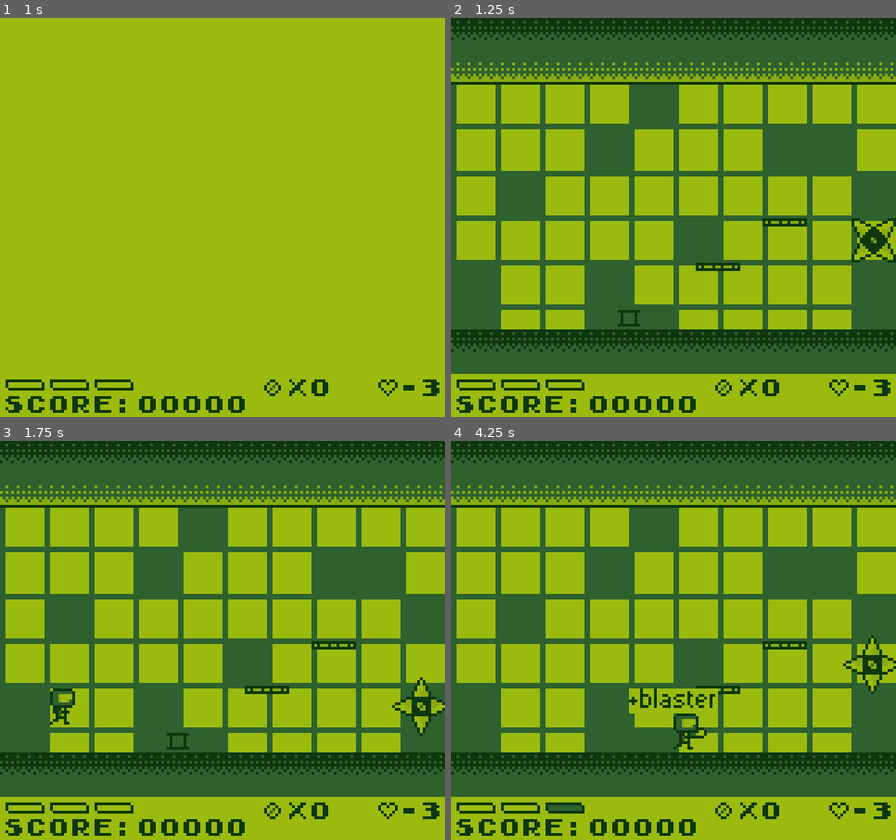
Above: before the commit, frames 1-4 (two rows, left to right).
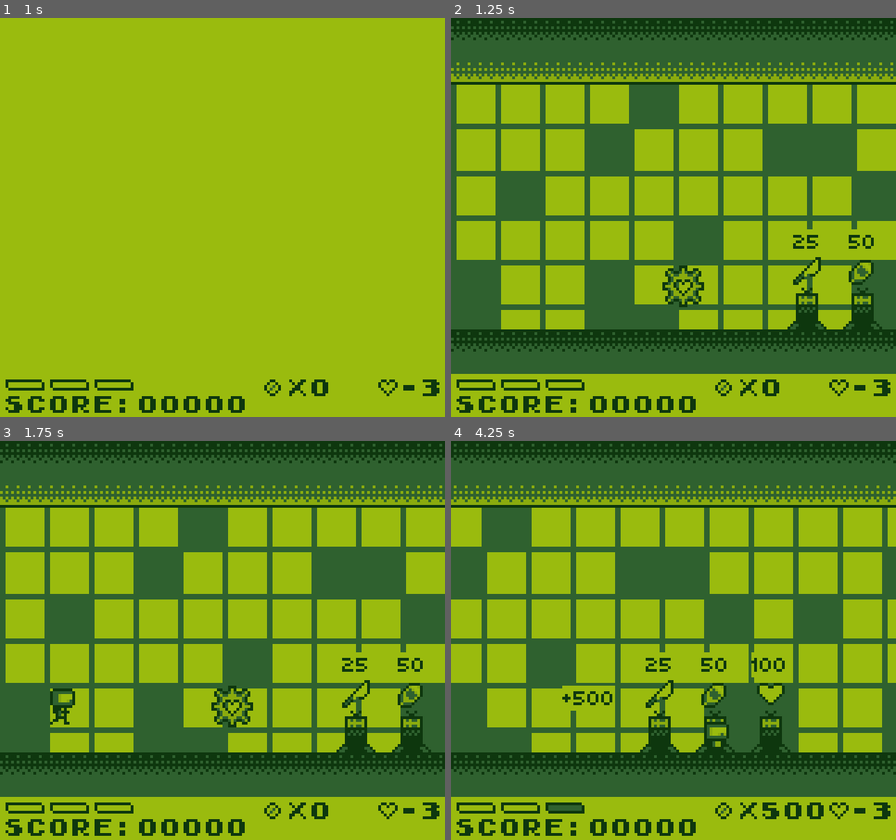
Above: after the commit, the same moments.

Repository: AlanRostem/TurboTrooper
Game: Godot game, scene res://scenes/main/Main.tscn
Two runs of this game, one before a commit and one after it. Both use one fixed random seed, a clock stepped at 60 frames per second and the inputs below. Sound files missing from this copy of the repository are replaced by a short silence.
Inputs:
- Up to frame 1 (1 s): tap Enter (pause) at 0.5 s; hold D (move_right) from 0.53 s (still down); tap S (aim_down) at 0.6 s; tap Space (jump) at 0.77 s
- Up to frame 2 (1.25 s): keep holding D (move_right)
- Up to frame 3 (1.75 s): keep holding D (move_right); tap W (aim_up) at 1.35 s; tap Space (jump) at 1.52 s
- Up to frame 4 (4.25 s): release D (move_right) at 2.03 s; hold A (move_left) 2.03-2.78 s; tap K (fire) at 2.1 s; hold D (move_right) from 2.78 s (still down); tap E (select) at 2.85 s; tap Space (jump) at 3.02, 3.77 s; tap S (aim_down) at 3.6 s

Frame 1 is identical in both runs. In frame 2, 2.8% of the frame differs, in the area x 37-100%, y 50-79%; in frame 3, 2.8%; in frame 4, 35%, in the area x 0-100%, y 0-95%.

Commit message:
explosive barrel added!

Diff:
--- a/project/project.godot
+++ b/project/project.godot
@@ -29,6 +29,11 @@
 "language": "GDScript",
 "path": "res://scenes/game/world/entity/components/hit_box/HitBox.gd"
 }, {
+"base": "Area2D",
+"class": "LaunchPad",
+"language": "GDScript",
+"path": "res://scenes/game/world/environment/LaunchPad.gd"
+}, {
 "base": "KinematicBody2D",
 "class": "MovingEntity",
 "language": "GDScript",
@@ -54,6 +59,7 @@
 "GameWorld": "",
 "HealthComponent": "",
 "HitBox": "",
+"LaunchPad": "",
 "MovingEntity": "",
 "Player": "",
 "PlayerStats": "",
--- a/project/scenes/game/level/levels/TrainingLevel.tscn
+++ b/project/scenes/game/level/levels/TrainingLevel.tscn
@@ -2,9 +2,9 @@
 
 [ext_resource path="res://scenes/game/level/level_types/BombLevel.tscn" type="PackedScene" id=1]
 [ext_resource path="res://assets/sprites/parallax/simulation.png" type="Texture" id=2]
-[ext_resource path="res://scenes/game/world/environment/hazards/MovingSpikeHazard.tscn" type="PackedScene" id=3]
-[ext_resource path="res://scenes/game/world/entity/entities/item/collectible_items/weapon/BlasterCollectible.tscn" type="PackedScene" id=4]
-[ext_resource path="res://scenes/game/world/structure/destructible/WeaponCrate.tscn" type="PackedScene" id=5]
+[ext_resource path="res://scenes/game/world/environment/ShopArea.tscn" type="PackedScene" id=3]
+[ext_resource path="res://scenes/game/world/entity/entities/item/collectible_items/SuperScrap.tscn" type="PackedScene" id=4]
+[ext_resource path="res://scenes/game/world/structure/destructible/ChainedExplosiveBarrel.tscn" type="PackedScene" id=6]
 
 [node name="TrainingLevel" instance=ExtResource( 1 )]
 
@@ -15,14 +15,16 @@
 position = Vector2( 312, 112 )
 
 [node name="CustomTileMap" parent="GameWorld/Geometry" index="1"]
-tile_data = PoolIntArray( 131065, 7, 0, 131066, 7, 1, 131067 …(2992 unchanged characters)…  720889, 7, 65536, 720890, 7, 65538, 655374, 8, 0, 655375, 8, 2, 655403, 7, 65536, 655404, 7, 65538, 786425, 7, 65536, 786426, 7, 65538, 720939, 7, 65536, 720940, 7, 65538, 851961, 7, 65536, 851962, 7, 65538, 786443, 8, 0, 786444, 8, 2, 786475, 7, 65536, 786476, 7, 65538, 91 …(3909 unchanged characters)…
+tile_data = PoolIntArray( 131065, 7, 0, 131066, 7, 1, 131067 …(2992 unchanged characters)…  720889, 7, 65536, 720890, 7, 65538, 655403, 7, 65536, 655404, 7, 65538, 786425, 7, 65536, 786426, 7, 65538, 720939, 7, 65536, 720940, 7, 65538, 851961, 7, 65536, 851962, 7, 65538, 786475, 7, 65536, 786476, 7, 65538, 91 …(3909 unchanged characters)…
 
-[node name="WeaponCrate" parent="GameWorld/Geometry" index="3" instance=ExtResource( 5 )]
-position = Vector2( 64, 116 )
-__containment_scene = ExtResource( 4 )
+[node name="ChainedExplosiveBarrel" parent="GameWorld/Geometry" index="3" instance=ExtResource( 6 )]
+position = Vector2( 220, 112 )
 
-[node name="MovingSpikeHazard" parent="GameWorld/EntityPool" index="1" instance=ExtResource( 3 )]
-position = Vector2( 152, 72 )
+[node name="ShopArea" parent="GameWorld/Geometry" index="4" instance=ExtResource( 3 )]
+position = Vector2( 148, 108 )
+
+[node name="SuperScrap" parent="GameWorld/EntityPool" index="1" instance=ExtResource( 4 )]
+position = Vector2( 84, 104 )
 
 [node name="CheckPoint" parent="." index="6"]
 position = Vector2( 336, 112 )
--- a/project/scenes/game/world/entity/components/health/HealthComponent.gd
+++ b/project/scenes/game/world/entity/components/health/HealthComponent.gd
@@ -8,6 +8,7 @@
 const DAMAGE_TYPE_MELEE = "melee"
 const DAMAGE_TYPE_CRITICAL = "critical"
 const DAMAGE_TYPE_RAM_SLIDE = "ram_slide"
+const DAMAGE_TYPE_EXPLOSIVE = "explosive"
 
 signal damage_taken(damage)
 signal health_depleted(health_left)
--- /dev/null
+++ b/project/scenes/game/world/entity/entities/hazard/Explosion.gd
@@ -0,0 +1,31 @@
+extends MovingEntity
+
+const DAMAGE = 30
+
+const BARREL_WIDTH = 5
+
+const MAX_X_SPEED = 200
+const MAX_LAUNCH_SPEED = 180
+const MIN_LAUNCH_SPEED = 130
+
+onready var __out_hit_box = $OutHitBox
+onready var __sprite = $AnimatedSprite
+
+func _ready():
+	__sprite.frame = 0
+	__sprite.play()
+
+func _on_AnimatedSprite_animation_finished():
+	queue_free()
+
+func _on_OutHitBox_hit_dealt(hitbox):
+	print(hitbox.get_parent().name)
+	hitbox.take_hit(__out_hit_box, DAMAGE, {}, HealthComponent.DAMAGE_TYPE_EXPLOSIVE)
+
+func _on_PlayerFlingArea_body_entered(player):
+	var x_diff = player.position.x - position.x
+	player.set_velocity_x(sign(x_diff) * MAX_X_SPEED)
+	if abs(x_diff) < BARREL_WIDTH:
+		player.set_velocity_y(-MAX_LAUNCH_SPEED)
+	else:
+		player.set_velocity_y(-MIN_LAUNCH_SPEED)
--- /dev/null
+++ b/project/scenes/game/world/entity/entities/hazard/Explosion.tscn
@@ -0,0 +1,62 @@
+[gd_scene load_steps=12 format=2]
+
+[ext_resource path="res://scenes/game/world/entity/MovingEntity.tscn" type="PackedScene" id=1]
+[ext_resource path="res://scenes/game/world/entity/components/hit_box/HitBox.tscn" type="PackedScene" id=2]
+[ext_resource path="res://scenes/game/world/entity/entities/hazard/Explosion.gd" type="Script" id=3]
+[ext_resource path="res://assets/sprites/hazard/explosion.png" type="Texture" id=4]
+
+[sub_resource type="RectangleShape2D" id=1]
+
+[sub_resource type="AtlasTexture" id=3]
+atlas = ExtResource( 4 )
+region = Rect2( 0, 0, 16, 16 )
+
+[sub_resource type="AtlasTexture" id=4]
+atlas = ExtResource( 4 )
+region = Rect2( 16, 0, 16, 16 )
+
+[sub_resource type="AtlasTexture" id=5]
+atlas = ExtResource( 4 )
+region = Rect2( 32, 0, 16, 16 )
+
+[sub_resource type="AtlasTexture" id=6]
+atlas = ExtResource( 4 )
+region = Rect2( 48, 0, 16, 16 )
+
+[sub_resource type="AtlasTexture" id=7]
+atlas = ExtResource( 4 )
+region = Rect2( 64, 0, 16, 16 )
+
+[sub_resource type="SpriteFrames" id=2]
+animations = [ {
+"frames": [ SubResource( 3 ), SubResource( 4 ), SubResource( 5 ), SubResource( 6 ), SubResource( 7 ) ],
+"loop": true,
+"name": "default",
+"speed": 13.0
+} ]
+
+[node name="Explosion" instance=ExtResource( 1 )]
+script = ExtResource( 3 )
+is_gravity_enabled = false
+is_internal_collision_func_enabled = false
+
+[node name="OutHitBox" parent="." index="1" instance=ExtResource( 2 )]
+__team = "player_team"
+
+[node name="CollisionShape2D" type="CollisionShape2D" parent="OutHitBox" index="0"]
+shape = SubResource( 1 )
+
+[node name="AnimatedSprite" type="AnimatedSprite" parent="." index="2"]
+frames = SubResource( 2 )
+frame = 4
+
+[node name="PlayerFlingArea" type="Area2D" parent="." index="3"]
+collision_layer = 0
+collision_mask = 4
+
+[node name="CollisionShape2D" type="CollisionShape2D" parent="PlayerFlingArea" index="0"]
+shape = SubResource( 1 )
+
+[connection signal="hit_dealt" from="OutHitBox" to="." method="_on_OutHitBox_hit_dealt"]
+[connection signal="animation_finished" from="AnimatedSprite" to="." method="_on_AnimatedSprite_animation_finished"]
+[connection signal="body_entered" from="PlayerFlingArea" to="." method="_on_PlayerFlingArea_body_entered"]
--- a/project/scenes/game/world/environment/LaunchPad.gd
+++ b/project/scenes/game/world/environment/LaunchPad.gd
@@ -1,4 +1,5 @@
 extends Area2D
+class_name LaunchPad
 
 const MAX_LAUNCH_SPEED = 230
 
--- a/project/scenes/game/world/environment/LaunchPad.tscn
+++ b/project/scenes/game/world/environment/LaunchPad.tscn
@@ -42,7 +42,6 @@
 
 [node name="AnimatedSprite" type="AnimatedSprite" parent="."]
 frames = SubResource( 6 )
-frame = 2
 playing = true
 
 [node name="CollisionShape2D" type="CollisionShape2D" parent="."]
--- a/project/scenes/game/world/environment/hazards/MovingSpikeHazard.tscn
+++ b/project/scenes/game/world/environment/hazards/MovingSpikeHazard.tscn
@@ -13,29 +13,32 @@
 atlas = ExtResource( 3 )
 region = Rect2( 32, 0, 32, 32 )
 
-[sub_resource type="AtlasTexture" id=5]
+[sub_resource type="AtlasTexture" id=3]
 atlas = ExtResource( 3 )
 region = Rect2( 64, 0, 32, 32 )
 
-[sub_resource type="SpriteFrames" id=3]
+[sub_resource type="SpriteFrames" id=4]
 animations = [ {
 "frames": [ SubResource( 1 ), SubResource( 2 ) ],
 "loop": true,
 "name": "default",
 "speed": 5.0
 }, {
-"frames": [ SubResource( 5 ) ],
+"frames": [ SubResource( 3 ) ],
 "loop": true,
 "name": "disabled",
 "speed": 5.0
 } ]
 
-[sub_resource type="RectangleShape2D" id=6]
+[sub_resource type="RectangleShape2D" id=5]
 custom_solver_bias = 1.0
 extents = Vector2( 4, 3 )
 
+[sub_resource type="RectangleShape2D" id=6]
+extents = Vector2( 10, 11 )
+
 [sub_resource type="RectangleShape2D" id=7]
-extents = Vector2( 10, 11 )
+extents = Vector2( 6, 6 )
 
 [node name="MovingSpikeHazard" instance=ExtResource( 1 )]
 collision_layer = 1
@@ -45,11 +48,12 @@
 is_internal_collision_func_enabled = false
 
 [node name="AnimatedSprite" type="AnimatedSprite" parent="." index="0"]
-frames = SubResource( 3 )
+frames = SubResource( 4 )
+frame = 1
 playing = true
 
 [node name="BodyShape" parent="." index="1"]
-shape = SubResource( 6 )
+shape = SubResource( 5 )
 disabled = true
 one_way_collision = true
 
--- /dev/null
+++ b/project/scenes/game/world/structure/destructible/ChainedExplosiveBarrel.gd
@@ -0,0 +1,6 @@
+extends "res://scenes/game/world/structure/DestructibleStructure.gd"
+
+var __explosion_scene = preload("res://scenes/game/world/entity/entities/hazard/Explosion.tscn")
+
+func _destroyed():
+	parent_world.spawn_entity_deferred(__explosion_scene, position)
--- /dev/null
+++ b/project/scenes/game/world/structure/destructible/ChainedExplosiveBarrel.tscn
@@ -0,0 +1,30 @@
+[gd_scene load_steps=6 format=2]
+
+[ext_resource path="res://scenes/game/world/structure/DestructibleStructure.tscn" type="PackedScene" id=1]
+[ext_resource path="res://assets/sprites/hazard/chained_explosive_barrel.png" type="Texture" id=2]
+[ext_resource path="res://scenes/game/world/structure/destructible/ChainedExplosiveBarrel.gd" type="Script" id=3]
+
+[sub_resource type="RectangleShape2D" id=1]
+extents = Vector2( 5, 9 )
+
+[sub_resource type="RectangleShape2D" id=2]
+extents = Vector2( 5, 6 )
+
+[node name="ChainedExplosiveBarrel" instance=ExtResource( 1 )]
+script = ExtResource( 3 )
+drop_scrap_on_damaged = false
+
+[node name="Sprite" type="Sprite" parent="." index="0"]
+texture = ExtResource( 2 )
+
+[node name="CollisionShape2D" type="CollisionShape2D" parent="InHitBox" index="0"]
+position = Vector2( 0, -1 )
+shape = SubResource( 1 )
+
+[node name="HealthComponent" parent="." index="2"]
+max_health = 5
+__immunities = [ "standard", "energy", "critical", "ram_slide" ]
+
+[node name="CollisionShape2D" type="CollisionShape2D" parent="." index="4"]
+position = Vector2( 0, 2 )
+shape = SubResource( 2 )
Binary file added: project/assets/sprites/hazard/explosion.png
Not shown, added: project/assets/sprites/hazard/explosion.png.import
Not shown: 2 places in project/scenes/game/world/environment/hazards/MovingSpikeHazard.tscn that only renumber resources
